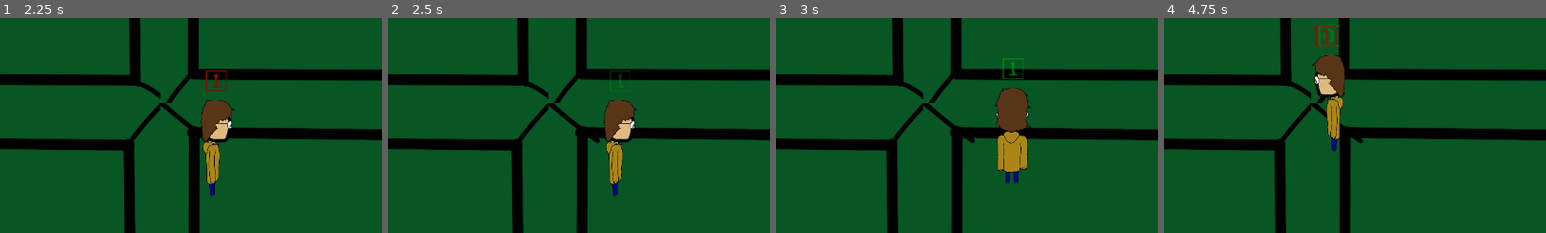
Above: before the commit, frames 1-4 (left to right).
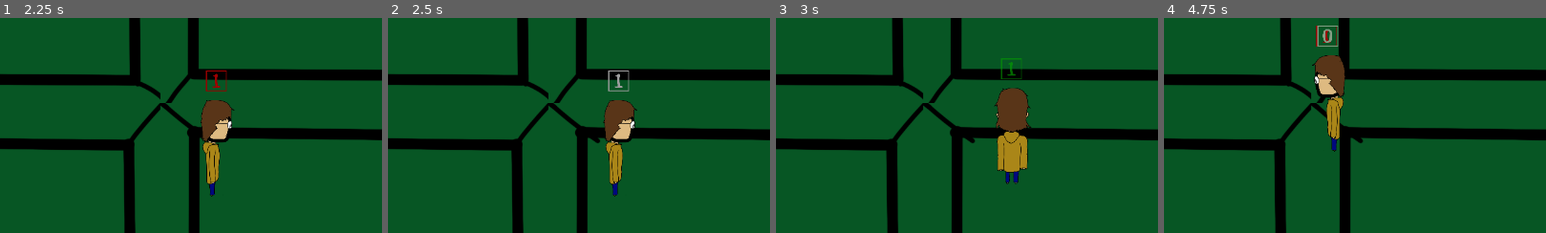
Above: after the commit, the same moments.

Repository: CeylenGames/5thAlakajam
Game: Godot game, scene res://World.tscn
Same seed, same stepped clock (60 frames per second), same inputs: the game is played once before the commit and once after it.
Inputs:
- Up to frame 1 (2.25 s): tap Enter at 0.5 s; hold Right (ui_right) 0.53-1.28 s; tap Keypad 0 (combo_0) at 0.6, 1.55, 2.1 s; tap Space (ui_select) at 0.77, 1.52 s; tap Keypad 1 (combo_1) at 0.8, 1.35 s; hold Down (ui_down) 1.28-2.03 s; hold Right (ui_right) from 2.03 s (still down)
- Up to frame 2 (2.5 s): keep holding Right (ui_right); tap Keypad 1 (combo_1) at 2.3 s
- Up to frame 3 (3 s): release Right (ui_right) at 2.78 s; hold Up (ui_up) from 2.78 s (still down); tap Keypad 1 (combo_1) at 2.85 s
- Up to frame 4 (4.75 s): tap Space (ui_select) at 3.02, 3.77, 4.52 s; tap Keypad 0 (combo_0) at 3.05, 3.6, 4.55 s; release Up (ui_up) at 3.53 s; hold Left (ui_left) from 3.53 s (still down); tap Keypad 1 (combo_1) at 3.8, 4.35 s
The pictures show only the part of the screen within x 29-79%, y 30-80%; the shares and areas given below are measured in that part.

Frame 1 is identical in both runs. In frame 2, 0.3% of the frame differs, in the area x 57-64%, y 24-35%; in frame 3, 0.2%; in frame 4, 0.3%, in the area x 40-46%, y 3-14%.

Commit message:
fix cant spam combo

Diff:
--- a/Prefabs/Combo.tscn
+++ b/Prefabs/Combo.tscn
@@ -92,7 +92,7 @@
 "values": [ Vector2( 0, 0 ), Vector2( -5, 0 ), Vector2( 0, 0 ), Vector2( 5, 0 ), Vector2( 0, 0 ), Vector2( -5, 0 ), Vector2( 0, 0 ), Vector2( 5, 0 ), Vector2( 0, 0 ) ]
 }
 
-[node name="Combo" type="Node2D" index="0"]
+[node name="Combo" type="Node2D"]
 
 script = ExtResource( 1 )
 _sections_unfolded = [ "Transform" ]
--- a/Prefabs/Player.tscn
+++ b/Prefabs/Player.tscn
@@ -30,7 +30,7 @@
 radius = 10.0
 height = 60.0
 
-[node name="Player" type="KinematicBody2D"]
+[node name="Player" type="KinematicBody2D" index="0"]
 
 input_pickable = false
 collision_layer = 1
--- a/Scripts/Combo.gd
+++ b/Scripts/Combo.gd
@@ -7,6 +7,7 @@
 var index = 0
 var is_ready = false
 var afk = false
+var animating = false
 
 func begin(size):
 	create_Bytes(size)
@@ -14,7 +15,7 @@
 	is_ready = true
 
 func _process(delta):
-	if is_ready:
+	if is_ready and not animating:
 		get_events()
 
 func get_events():
@@ -22,23 +23,31 @@
 		$Exit_Timer.stop()
 		if combo[index] == 0:
 			$AnimationPlayer.play("Accept")
+			animating = true
 			yield($AnimationPlayer, "animation_finished")
 			change_index()
+			animating = false
 		else:
 			$AnimationPlayer.play("Reject")
+			animating = true
 			yield($AnimationPlayer, "animation_finished")
 			$AnimationPlayer.play("Idle")
+			animating = false
 
 	elif Input.is_action_just_pressed("combo_1"):
 		$Exit_Timer.stop()
 		if combo[index] == 1:
 			$AnimationPlayer.play("Accept")
+			animating = true
 			yield($AnimationPlayer, "animation_finished")
 			change_index()
+			animating = false
 		else:
 			$AnimationPlayer.play("Reject")
+			animating = true
 			yield($AnimationPlayer, "animation_finished")
 			$AnimationPlayer.play("Idle")
+			animating = false
 	else:
 		if not afk:
 			afk = true
